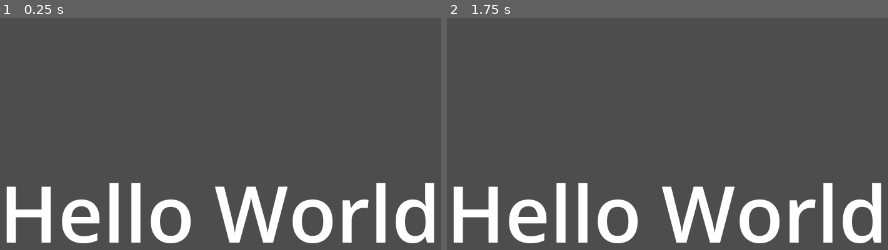
Above: before the commit, frames 1-2 (left to right).
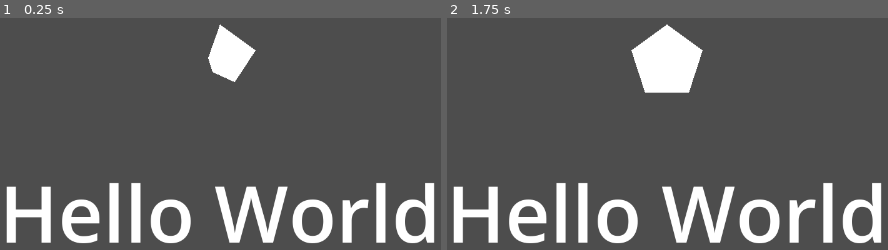
Above: after the commit, the same moments.

Repository: jakedruth/GGJ_2026
Game: Godot game, scene res://Scenes/DispatchScreen.tscn
The game is run twice, just before and just after one commit, with the same random seed, the same clock (stepped at 60 frames per second) and the same inputs.
Inputs (mouse positions are in pixels of both pictures, inside the frame that each line leads up to):
- Up to frame 1 (0.25 s): no input
- Up to frame 2 (1.75 s): tap Enter at 0.5 s; move the mouse to (843, 189) at 0.52 s; click (843, 189) at 0.67 s; tap Space at 1.25 s; move the mouse to (508, 233) at 1.27 s; click (508, 233) at 1.42 s

The runs differ from the first frame. In frame 1, 1.6% of the frame differs, in the area x 47-59%, y 2-28%; in frame 2, 3.3%, in the area x 41-59%, y 2-33%.

Commit message:
Getting the ground work of resources and game stats

Diff:
--- /dev/null
+++ b/Resources/player_01.tres
@@ -0,0 +1,12 @@
+[gd_resource type="Resource" script_class="Stats" format=3 uid="uid://dv56gjovmmehd"]
+
+[ext_resource type="Script" uid="uid://8mnpkj1dxmlk" path="res://Scripts/Stats.gd" id="1_fsoxb"]
+
+[resource]
+script = ExtResource("1_fsoxb")
+POW = 3
+SNK = 3
+SPD = 2
+CHA = 1
+INT = 1
+metadata/_custom_type_script = "uid://8mnpkj1dxmlk"
--- /dev/null
+++ b/Resources/player_02.tres
@@ -0,0 +1,12 @@
+[gd_resource type="Resource" script_class="Stats" format=3 uid="uid://b4yan1k1yo5dk"]
+
+[ext_resource type="Script" uid="uid://8mnpkj1dxmlk" path="res://Scripts/Stats.gd" id="1_0kaaj"]
+
+[resource]
+script = ExtResource("1_0kaaj")
+POW = 1
+SNK = 1
+SPD = 2
+CHA = 2
+INT = 3
+metadata/_custom_type_script = "uid://8mnpkj1dxmlk"
--- /dev/null
+++ b/Resources/quest_01.tres
@@ -0,0 +1,12 @@
+[gd_resource type="Resource" script_class="Stats" format=3 uid="uid://l4aqudaqw4mi"]
+
+[ext_resource type="Script" uid="uid://8mnpkj1dxmlk" path="res://Scripts/Stats.gd" id="1_6uqer"]
+
+[resource]
+script = ExtResource("1_6uqer")
+POW = 3
+SNK = 3
+SPD = 3
+CHA = 3
+INT = 3
+metadata/_custom_type_script = "uid://8mnpkj1dxmlk"
--- a/Scenes/DispatchScreen.tscn
+++ b/Scenes/DispatchScreen.tscn
@@ -1,8 +1,10 @@
 [gd_scene format=3 uid="uid://bqk1no4yxyow4"]
 
 [ext_resource type="Script" uid="uid://uqecodrr4eh6" path="res://Scripts/GameManager.gd" id="1_00nw5"]
+[ext_resource type="Resource" uid="uid://dv56gjovmmehd" path="res://Resources/player_01.tres" id="2_hca7f"]
+[ext_resource type="Resource" uid="uid://l4aqudaqw4mi" path="res://Resources/quest_01.tres" id="3_5n2wf"]
 
-[node name="DispatchScreen" type="Control" unique_id=804978114]
+[node name="DispatchScreen" type="Control" unique_id=804978114 node_paths=PackedStringArray("polygon2D")]
 layout_mode = 3
 anchors_preset = 15
 anchor_right = 1.0
@@ -10,6 +12,9 @@
 grow_horizontal = 2
 grow_vertical = 2
 script = ExtResource("1_00nw5")
+characterStats = ExtResource("2_hca7f")
+questStats = ExtResource("3_5n2wf")
+polygon2D = NodePath("Polygon2D")
 
 [node name="Label" type="Label" parent="." unique_id=1964267287]
 layout_mode = 1
@@ -26,3 +31,9 @@
 grow_vertical = 2
 theme_override_font_sizes/font_size = 125
 text = "Hello World"
+
+[node name="Polygon2D" type="Polygon2D" parent="." unique_id=1096968410]
+position = Vector2(640, 120)
+rotation = -1.5707964
+scale = Vector2(20, 20)
+polygon = PackedVector2Array(1, 0, 0.31, 0.95, -0.81, 0.59, -0.81, -0.59, 0.31, -0.95)
--- a/Scripts/GameManager.gd
+++ b/Scripts/GameManager.gd
@@ -1,16 +1,29 @@
 extends Node
+
+@export var characterStats: Resource;
+@export var questStats: Resource;
+@export var polygon2D: Polygon2D;
+
+var isChar: bool = false;
 
 
 # Called when the node enters the scene tree for the first time.
 func _ready() -> void:
-	_test_func()
+	var poly = characterStats.get_polygon();
+	polygon2D.polygon = poly;
+
 	pass # Replace with function body.
 
 
 # Called every frame. 'delta' is the elapsed time since the previous frame.
-func _process(delta: float) -> void:
+func _process(_delta: float) -> void:
 	pass
 
-## Test Fucntion **Bold Test**
-func _test_func() -> void:
-	pass
+
+func _input(event: InputEvent) -> void:
+	if event is InputEventMouseButton and event.button_index == MOUSE_BUTTON_LEFT:
+		isChar = !isChar
+		if isChar:
+			polygon2D.polygon = characterStats.get_polygon();
+		else:
+			polygon2D.polygon = questStats.get_polygon();
--- /dev/null
+++ b/Scripts/Stats.gd
@@ -0,0 +1,35 @@
+class_name Stats extends Resource
+
+@export var POW: int = 0
+@export var SNK: int = 0
+@export var SPD: int = 0
+@export var CHA: int = 0
+@export var INT: int = 0
+
+
+func get_overlap_area_ratio(other: Stats) -> float:
+	var poly = get_polygon()
+	var _otherPoly = other.get_polygon()
+
+	for p in poly:
+		print("point:", p.x, "\t", p.y)
+		pass
+
+	return other.POW;
+
+
+func get_polygon() -> Array[Vector2]:
+	const delta = 2 * PI * 0.2;
+	var arr: Array[Vector2] = [
+		_get_point(POW, 0 * delta),
+		_get_point(SNK, 1 * delta),
+		_get_point(SPD, 2 * delta),
+		_get_point(CHA, 3 * delta),
+		_get_point(INT, 4 * delta),
+	];
+	return arr
+
+
+## Converts a radial coord to cartesian coord
+func _get_point(radius: int, angle: float) -> Vector2:
+	return Vector2(cos(angle), sin(angle)) * radius
Not shown, added: Scripts/Stats.gd.uid
